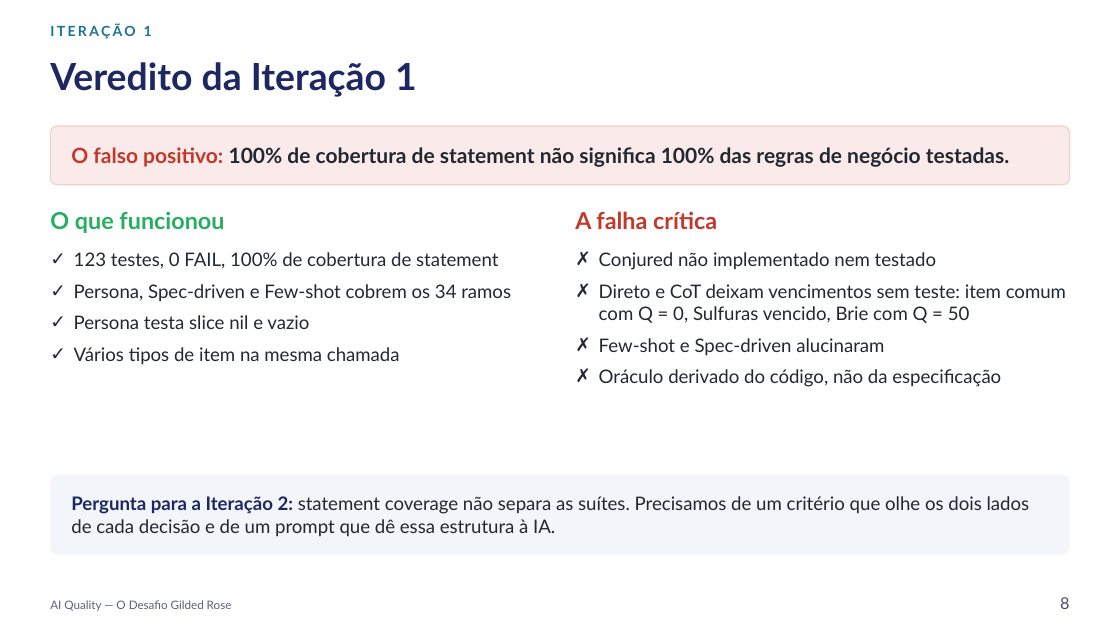
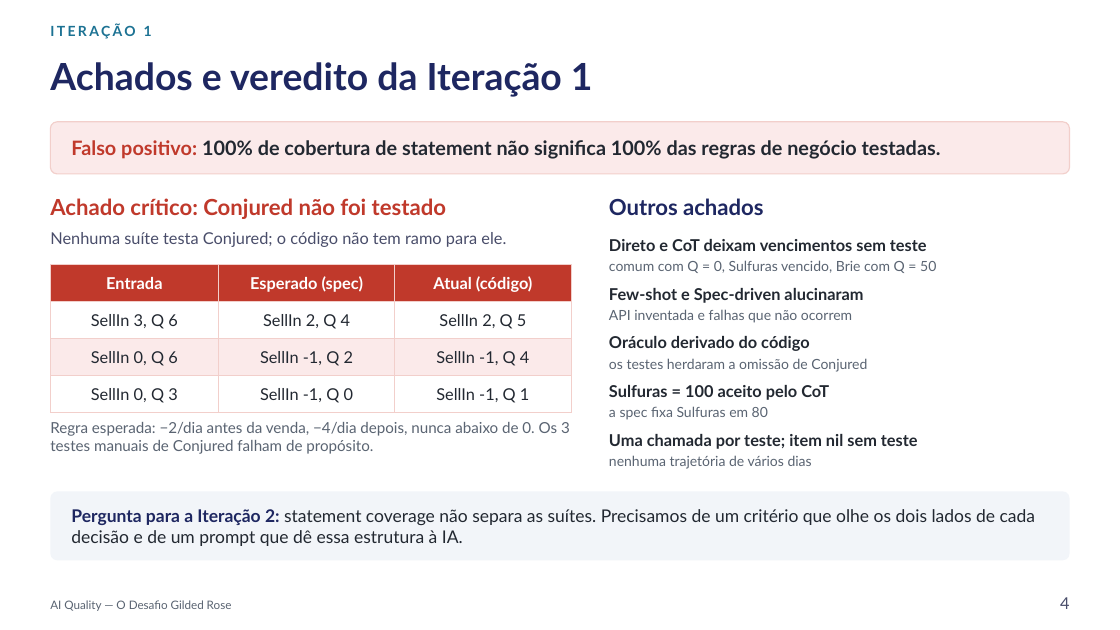
Before and after one commit to gustavoprehl/TesteDeSoftware, a slide deck: slide 4 of docs/iteracao2/AI_Quality_Gilded_Rose_IT2.pptx (slide 8 before the commit). Drawn at 1120x630 pixels with LibreOffice and Linux fonts; fonts in the diff are those of the drawing. Boxes give left, top, right and bottom in pixels: in the first picture for what was removed or moved away, otherwise in the second. Text is boxed around its words. In the diff, an @@ line names an element or a change of style, - is before the commit and + after.

```diff
--- a/docs/iteracao2/AI_Quality_Gilded_Rose_IT2.pptx
+++ b/docs/iteracao2/AI_Quality_Gilded_Rose_IT2.pptx
@@ title at (x1=50, y1=62, x2=593, y2=97): text changed @@
-Veredito da Iteração 1
+Achados e veredito da Iteração 1
@@ rounded rectangle resized from (x1=50, y1=126, x2=1070, y2=185) to (x1=50, y1=122, x2=1070, y2=174) @@
@@ rounded rectangle at (x1=50, y1=122, x2=1070, y2=174): proportions changed @@
@@ text at (x1=71, y1=140, x2=941, y2=159): text changed; size 18 to 17 pt @@
-O falso positivo: 100% de cobertura de statement não significa 100% das regras de negócio testadas.
+Falso positivo: 100% de cobertura de statement não significa 100% das regras de negócio testadas.
@@ text at (x1=50, y1=198, x2=446, y2=219): text changed; size 20 to 19 pt; text colour #27AE60 to #C0392B @@
-O que funcionou
+Achado crítico: Conjured não foi testado
@@ text added at (x1=609, y1=198, x2=764, y2=215), 19 pt, text #1E2761, bold @@
+Outros achados
@@ text added at (x1=50, y1=232, x2=506, y2=247), 14 pt, text #494D6A @@
+Nenhuma suíte testa Conjured; o código não tem ramo para ele.
@@ text removed at (x1=575, y1=211, x2=717, y2=229) @@
-A falha crítica
@@ text added at (x1=609, y1=239, x2=927, y2=251), 14 pt, text #222831, bold @@
+Direto e CoT deixam vencimentos sem teste
@@ table added at (x1=50, y1=265, x2=571, y2=407), 4 rows, 3 columns @@
+Entrada | Esperado (spec) | Atual (código)
+SellIn 3, Q 6 | SellIn 2, Q 4 | SellIn 2, Q 5
+SellIn 0, Q 6 | SellIn -1, Q 2 | SellIn -1, Q 4
+SellIn 0, Q 3 | SellIn -1, Q 0 | SellIn -1, Q 1
@@ text removed at (x1=74, y1=252, x2=511, y2=365) @@
-✓ 123 testes, 0 FAIL, 100% de cobertura de statement
-✓ Persona, Spec-driven e Few-shot cobrem os 34 ramos
-✓ Persona testa slice nil e vazio
-✓ Vários tipos de item na mesma chamada
@@ text removed at (x1=599, y1=252, x2=1066, y2=387) @@
-✗ Conjured não implementado nem testado
-✗ Direto e CoT deixam vencimentos sem teste: item comum com Q = 0, Sulfuras vencido, Brie com Q = 50
-✗ Few-shot e Spec-driven alucinaram
-✗ Oráculo derivado do código, não da especificação
@@ text added at (x1=609, y1=260, x2=936, y2=273), 12 pt, text #5A6472 @@
+comum com Q = 0, Sulfuras vencido, Brie com Q = 50
@@ text added at (x1=609, y1=288, x2=863, y2=303), 14 pt, text #222831, bold @@
+Few-shot e Spec-driven alucinaram
@@ text added at (x1=609, y1=309, x2=852, y2=323), 12 pt, text #5A6472 @@
+API inventada e falhas que não ocorrem
@@ text added at (x1=609, y1=336, x2=809, y2=351), 14 pt, text #222831, bold @@
+Oráculo derivado do código
@@ text added at (x1=609, y1=358, x2=867, y2=372), 12 pt, text #5A6472 @@
+os testes herdaram a omissão de Conjured
@@ text added at (x1=609, y1=385, x2=829, y2=400), 14 pt, text #222831, bold @@
+Sulfuras = 100 aceito pelo CoT
@@ text added at (x1=609, y1=406, x2=768, y2=420), 12 pt, text #5A6472 @@
+a spec fixa Sulfuras em 80
@@ text added at (x1=50, y1=422, x2=570, y2=454), 13 pt, text #5A6472 @@
+Regra esperada: −2/dia antes da venda, −4/dia depois, nunca abaixo de 0. Os 3 testes manuais de Conjured falham de propósito.
@@ text added at (x1=609, y1=434, x2=918, y2=449), 14 pt, text #222831, bold @@
+Uma chamada por teste; item nil sem teste
@@ text added at (x1=609, y1=455, x2=812, y2=469), 12 pt, text #5A6472 @@
+nenhuma trajetória de vários dias
@@ rounded rectangle at (x1=50, y1=492, x2=1070, y2=560): proportions changed @@
@@ rounded rectangle resized from (x1=50, y1=475, x2=1070, y2=555) to (x1=50, y1=492, x2=1070, y2=560) @@
@@ text "Pergunta para a Iteração 2: ..." moved from (x1=71, y1=496, x2=1030, y2=537) to (x1=71, y1=509, x2=1036, y2=546) @@
@@ text "Pergunta para a Iteração 2: ..." at (x1=71, y1=509, x2=1036, y2=546): size 16 to 15 pt @@
@@ text at (x1=1060, y1=597, x2=1069, y2=609): text changed @@
-8
+4
```
Also in this commit, not shown: 12 other slides changed, 4 slides removed, 2 other files.
